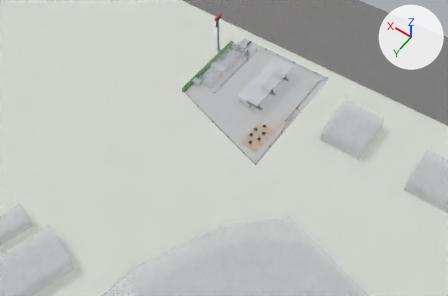
A saved change to the glTF model portal-proposal/public/sites/models/1687.glb.
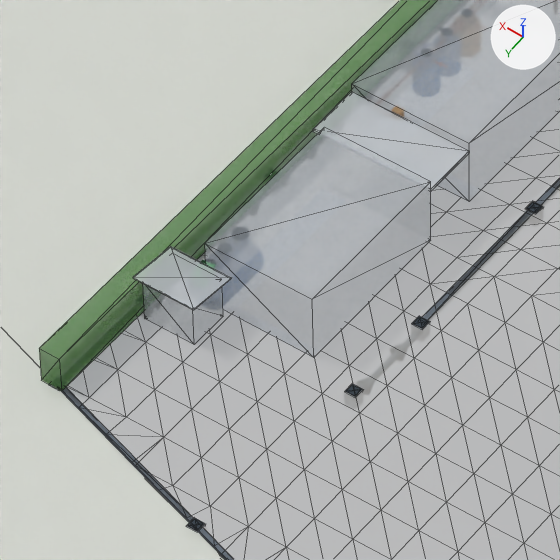
Each version is shown from a 50 mm camera at (-111.8, 169.1, 189.4) aimed at (-18.0, 37.8, -17.0), then close up on the part from 40% to 53% of the width and 18% to 37% of the height. Every picture has the same lights, and +X, +Y and +Z are marked at upper right. The first two pictures are the older version. The close-ups show mesh edges as thin lines. Where no turn or scale is listed for an object, it has been applied to the vertices. Vertices at exactly the same position are counted once.

The scene before the commit, as lines of its bpy script (objects in view):
```python
me_mesh_166 = bpy.data.meshes.new('Mesh_166')
me_mesh_166.from_pydata(...)  # a box spanning x -2.95..3.42, y 14.9..17.8, z 3.0..3.15
me_mesh_166.materials.append(mat_roof)  # white #dfe5ea
me_mesh_167 = bpy.data.meshes.new('Mesh_167')
me_mesh_167.from_pydata(...)  # a box spanning x 1.7..4.4, y 26.8..28.9, z 0.0..2.3
me_mesh_167.materials.append(mat_building)  # light grey #c4ccd4
me_mesh_168 = bpy.data.meshes.new('Mesh_168')
me_mesh_168.from_pydata(...)  # 8 vertices, 12 faces; spans x 1.4..4.7, y 26.51..29.19, z 2.26..2.64
me_mesh_168.materials.append(mat_roof)  # white #dfe5ea
me_mesh_189 = bpy.data.meshes.new('Mesh_189')
me_mesh_189.from_pydata(...)  # 682 vertices, 1205 faces; spans x -40.5..5.5, y -7.6..48.5, z 0.0
me_mesh_189.materials.append(mat_siteground)  # light grey #d9d6d0
ob_garbage_room = bpy.data.objects.new('Garbage room', me_mesh_167)
ob_garbage_room.location = (0.0, 0.0, 0.0)
ob_garbage_room_roof = bpy.data.objects.new('Garbage room roof', me_mesh_168)
ob_garbage_room_roof.location = (0.0, 0.0, 0.0)
ob_roof_over_the_walkway = bpy.data.objects.new('Roof over the walkway', me_mesh_166)
ob_roof_over_the_walkway.location = (0.0, 0.0, 0.0)
ob_station_forecourt__shown_flat_at__0_00 = bpy.data.objects.new('Station forecourt (shown flat at ±0.00)', me_mesh_189)
ob_station_forecourt__shown_flat_at__0_00.location = (0.0, 0.0, 0.0)
# also in view: 'Caltex sales and office building' at (0.2, 7.7, 1.8); 'Robinson Phetchaburi site (shown flat)' at (-122.5, 149.0, 0.0); 'Toilet building' at (-0.1, 22.1, 1.8); 'Open channel: along the north boundary (Robinson side)' at (-17.4, 41.0, -0.1); 'Hedge along the back boundary' at (5.2, 16.7, 1.0)
```
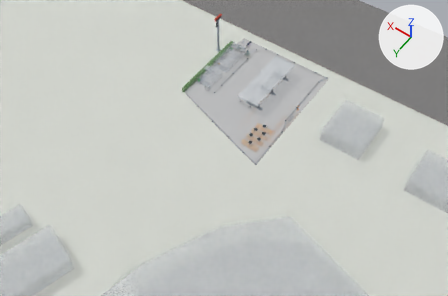
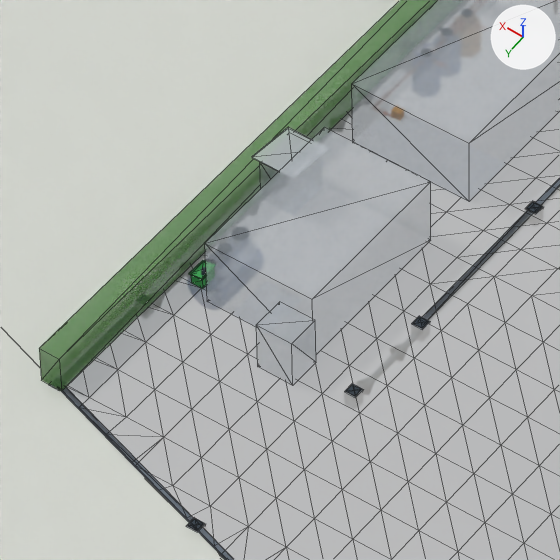
Commit message: Phetchaburi: no roof between the buildings, garbage room moved, pump room added

What differs and where, as boxes (x1, y1, x2, y2) in the close-ups (560 x 560 px):
'Roof over the walkway', deleted: before (313, 92, 469, 191)
'Garbage room roof', moved, rescaled: before (133, 246, 231, 310); after (252, 127, 312, 172)
'Pump room', added: after (256, 302, 316, 385)
'Garbage room', moved, rescaled: before (143, 284, 223, 345); after (260, 162, 278, 188)

The change, as a list of edits to the scene's bpy script:
```text
Change me_mesh_167:
    used by ob_garbage_room; location = (0.0, 0.0, 0.0)
    remove me_mesh_167.from_pydata(...)  # 8 vertices, 12 faces; spans x 1.7..4.4, y 26.8..28.9, z 0.0..2.3
    add me_mesh_167.from_pydata(...)  # 8 vertices, 12 faces; spans x 2.85..4.65, y 17.9..20.1, z 0.0..2.3
    me_mesh_167 part 1: the whole mesh is scaled about its middle by (0.667, 1.05, 1), then moved by (0.7, -8.85, 0.0)
Change me_mesh_168:
    used by ob_garbage_room_roof; location = (0.0, 0.0, 0.0)
    remove me_mesh_168.from_pydata(...)  # 8 vertices, 12 faces; spans x 1.4..4.7, y 26.51..29.19, z 2.26..2.64
    add me_mesh_168.from_pydata(...)  # 8 vertices, 12 faces; spans x 2.6..4.9, y 17.66..20.34, z 2.26..2.64
    me_mesh_168 part 2: the whole mesh is scaled about its middle by (0.697, 1, 1), then moved by (0.7, -8.85, 0.0)
Add me_mesh_168_1:
    me_mesh_168_1.from_pydata(...)  # a box spanning x -3.2..-1.3, y 26.65..28.35, z 0.0..2.6
    me_mesh_168_1.materials.append(mat_building)  # light grey #c4ccd4
Remove ob_roof_over_the_walkway:
    ob_roof_over_the_walkway = bpy.data.objects.new('Roof over the walkway', me_mesh_166)
    ob_roof_over_the_walkway.location = (0.0, 0.0, 0.0)
Add ob_pump_room:
    ob_pump_room = bpy.data.objects.new('Pump room', me_mesh_168_1)
    ob_pump_room.location = (0.0, 0.0, 0.0)
```
